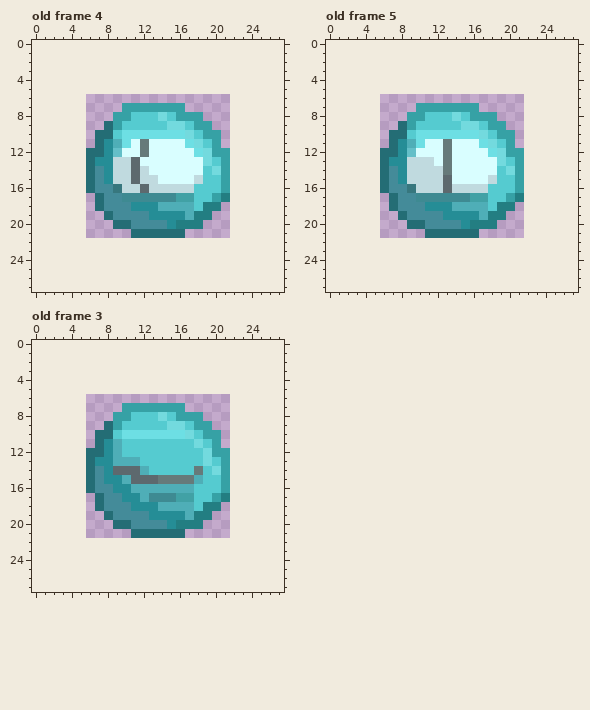
Two versions of one pixel-art file, Drillbird_sprites/Collectibles/ore_saintSoul.aseprite. Above is the file before it was changed.
16x16 pixels, 5 frames. Colours within 5 levels of each other are drawn and written as one. Shown: old frame 4, old frame 5, old frame 3. The old version is drawn lined up with the new one, on the new canvas. The commit also changed other frames, which this record leaves out.
After the commit:
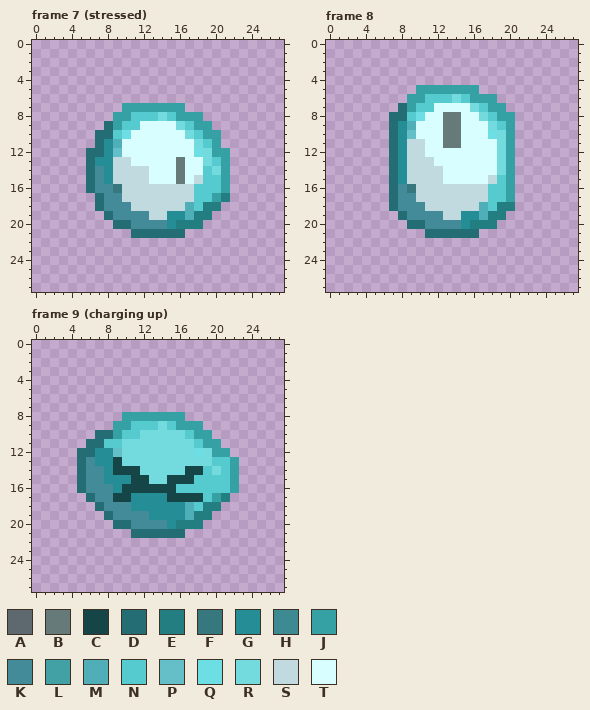
Palette (. is transparent): A #5d696e  B #667a7a  C #154547  D #246d75  E #237e82  F #37777e  G #258d96  H #3e8a92  J #36a1a5  K #448b99  L #41a1a5  M #4faeb7  N #55cbd0  P #64bfc8  Q #6ddfe4  R #73dade  S #c0dadf  T #d9feff
A new or re-ordered frame is compared with the old frame closest to it.
Diff:
canvas 16x16 -> 28x28, the old top-left corner now at 6,6
frames 5 -> 19
Changed rows in their new state; - is an unchanged pixel.
Frame 7 (stressed) is new; against old frame 4:
first column x 10:
 9 --TTTT--
10 -TTTTTT-
11 T-T----T
12 --T-----
13 -T----B-
14 -S----B-
15 -S-T--B-
16 --S-----
17 SSSSSSSS
18 -SSSSSS-
19 ---SS---
Frame 8 is new; against old frame 5:
first column x 6:
 5 ----JJJJJJJ-----
 6 ---JJNNNRNJJJ---
 7 --DJNNTTTTRNJJ--
 8 -DDNQTTBBTTRNJJ-
 9 -DGMTTTBBTTTRNJ-
10 --GPTTTBBTTTQR--
11 ---SS---B--TTR--
12 .--SS--T----T--.
13 .D-----T------J.
14 .D-----T-----RJ.
15 .D-----T------J.
16 .D-----S------J.
17 ----SSSSSSSS---.
18 -----SSSSSS-----
19 -------SS-------
Frame 9 (charging up) is new; against old frame 3:
first column x 5:
 7 -----.......------
 8 ----.-JJJJJ-..----
 9 ---.-J---RNJJ-.---
10 ----JNNRRRRRNJ-.--
11 -D-NNRRRRRRRRNJ---
12 D-G-PRRRRRRRRQ----
13 DK--CRRRRRRRRR--NJ
14 DK--CCCRRRRRCC--NJ
15 DK---GCCRRCCCN--NJ
16 DK---CCCCCCNN---NJ
17 -DK-CC-GGGCCCC----
18 ---------GGG------
Pixel boxes of the changes (left, top, right, bottom) in both pictures:
changed: (122, 121, 194, 220)
changed: (380, 85, 524, 220)
changed: (77, 403, 239, 511)
